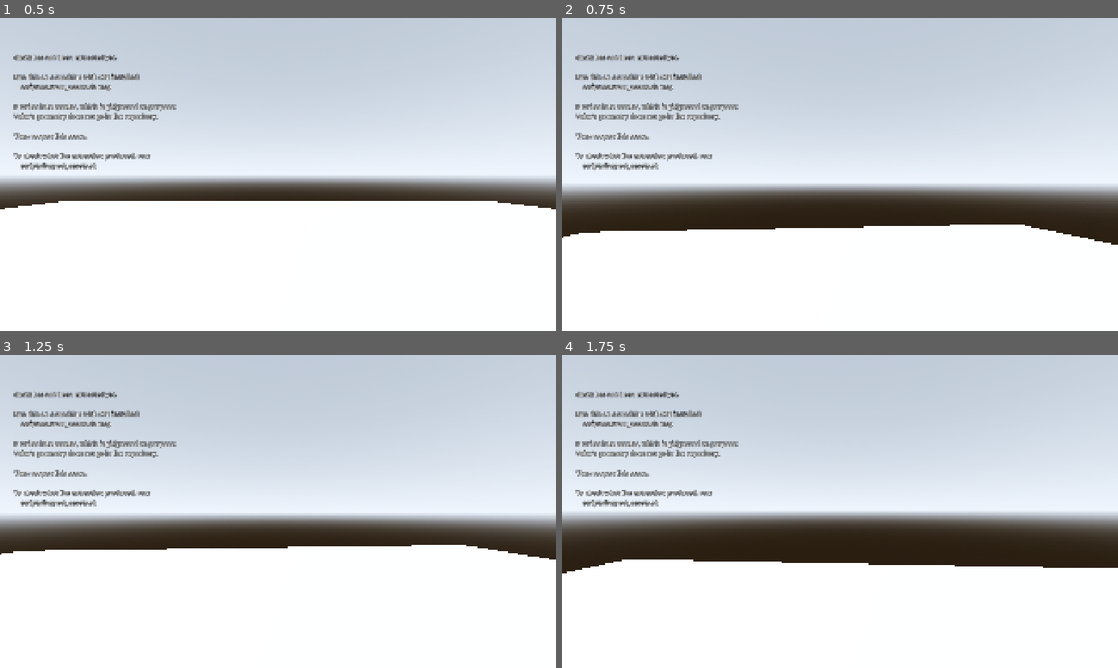
Above: before the commit, frames 1-4 (two rows, left to right).
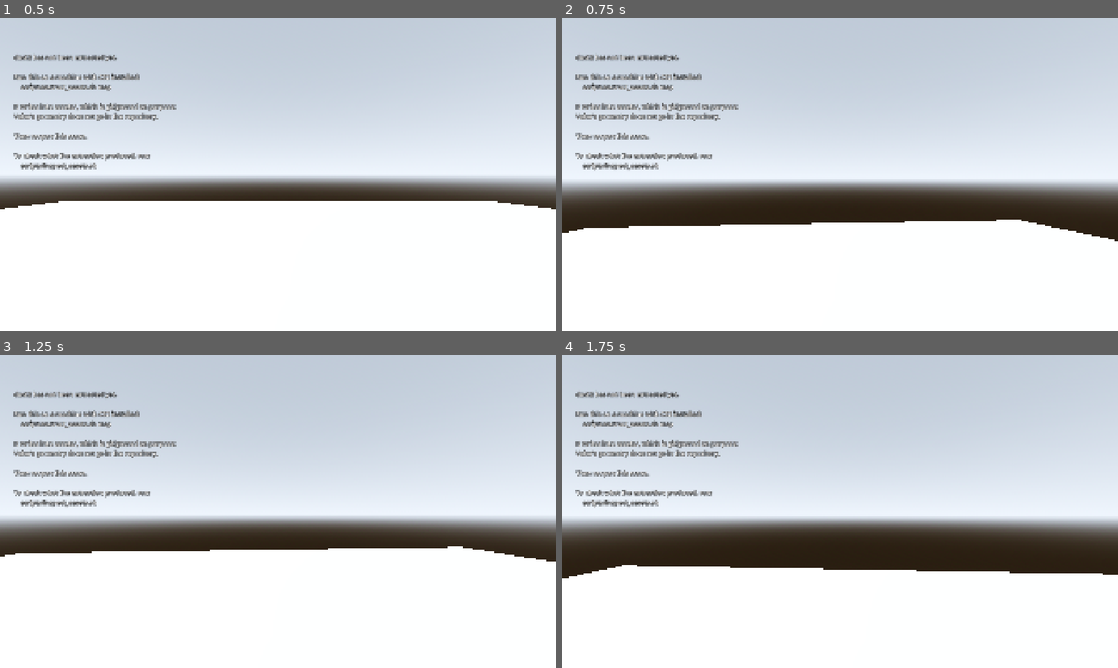
Above: after the commit, the same moments.

Repository: sidcarrollworks/CSGODOT
Game: Godot game, scene res://maps/de_dust2/de_dust2.tscn
Same seed, same stepped clock (60 frames per second), same inputs: the game is played once before the commit and once after it.
Inputs (mouse positions are in pixels of both pictures, inside the frame that each line leads up to):
- Up to frame 1 (0.5 s): no input
- Up to frame 2 (0.75 s): tap Enter at 0.5 s; move the mouse to (867, 174) at 0.52 s; hold W (move_forward) from 0.53 s (still down); hold Space (jump) from 0.53 s (still down); click (867, 174) at 0.67 s
- Up to frame 3 (1.25 s): keep holding W (move_forward); keep holding Space (jump)
- Up to frame 4 (1.75 s): keep holding W (move_forward); move the mouse to (812, 511) at 1.27 s; release Space (jump) at 1.28 s; click (812, 511) at 1.35 s; tap Space (jump) at 1.52, 1.55 s

Frame 1 is identical in both runs. In frame 2, 6.4% of the frame differs, in the area x 0-100%, y 52-73%; in frame 3, 3.4%; in frame 4, 8.0%, in the area x 0-100%, y 50-72%.

Commit message:
Let the crosshair climb with the spray instead of maxing out in two rounds
The camera and the weapon model were sharing a spring, and its recovery time
came from a measurement of the weapon model. That gave the camera a few
hundred milliseconds to settle, which is too fast to accumulate: the
crosshair reached its full height in two or three rounds and sat there, and
the per-round kick needed to get it there at all made a single tap throw the
view five degrees.

They are separate springs now. The camera settles over about two seconds and
the model over the measured few hundred milliseconds. The crosshair passes
halfway up the spray while the bullets do, and a single AK tap is 1.9
degrees.

Co-Authored-By: Claude Opus 5 (1M context) <noreply@anthropic.com>
Claude-Session: https://claude.ai/code/session_01YJnWJFEo2kKSxD4GAVgMTN

Diff:
--- a/src/weapons/weapon.gd
+++ b/src/weapons/weapon.gd
@@ -66,6 +66,9 @@
 ## Seeds the per-shot spread. Same seed and shot index give the same offset.
 var spray_seed: int = 1
 
+var _view := WeaponData.Punch.new()
+var _model := WeaponData.Punch.new()
+
 ## Where the recoil has pushed the VIEW, in degrees, as (right, up).
 ##
 ## The player's own look angles are never touched by recoil. The camera adds
@@ -73,12 +76,16 @@
 ## to exactly where the player was pointing rather than somewhere near it.
 ##
 ## This does NOT decide where bullets go. See fire().
-var aim_punch: Vector2 = Vector2.ZERO
-
-## The punch angle's own velocity. A shot pushes this rather than pushing the
+var aim_punch: Vector2:
+	get: return _view.value
+	set(to): _view.value = to
+
+## The punch angle's own velocity. A round pushes this rather than pushing the
 ## angle, so the view rises into a kick over a few ticks instead of teleporting
-## to it, and the spring below brings it back.
-var aim_punch_velocity: Vector2 = Vector2.ZERO
+## to it, and the spring brings it back.
+var aim_punch_velocity: Vector2:
+	get: return _view.velocity
+	set(to): _view.velocity = to
 
 var _last_shot_usec: int = -1_000_000_000
 var _shot_index: int = 0
@@ -128,48 +135,18 @@
 	_decay_inaccuracy(dt)
 
 
-## Source's DecayPunchAngle: the punch angle carries its own velocity, which
-## is damped, and a spring pulls the angle back toward zero.
-##
-## Running every tick, including while firing, is deliberate. The old code
-## only decayed between shots, which is what made the view snap up to each
-## bullet and then sag. A spring that is always acting gives the rise and the
-## settle that CS actually has.
-##
-## Substepped rather than clamped. The spring is stiff enough on a fast
-## weapon that a single long frame would integrate it into a growing
-## oscillation; stepping at the simulation rate the constants were derived
-## for makes the result the same whatever the caller's frame length is.
+## Runs both punch springs forward: the camera's, which settles slowly enough
+## that the crosshair climbs with a spray, and the weapon model's, which
+## settles in the few hundred milliseconds measured off CS2.
+##
+## Running them every tick, including while firing, is deliberate. The old
+## code only decayed between rounds, which is what made the view snap up to
+## each bullet and then sag.
 func _decay_punch(dt: float) -> void:
-	if aim_punch.length_squared() < 1e-10 \
-			and aim_punch_velocity.length_squared() < 1e-10:
-		aim_punch = Vector2.ZERO
-		aim_punch_velocity = Vector2.ZERO
-		return
-
-	var damping := data.punch_damping()
-	var spring := data.punch_spring()
-	var remaining := dt
-	while remaining > 0.0:
-		var step := minf(remaining, PUNCH_MAX_STEP)
-		var half := step * 0.5
-		# Leapfrog: half a step of spring and damping, a whole step of
-		# movement at that mid-step velocity, then the other half. Moving on
-		# the end-of-step velocity instead biases the kick upward by half a
-		# tick of it, which is small on a slow spring and not small on a fast
-		# one, so the same weapon would throw the view further just for
-		# settling sooner.
-		#
-		# exp() rather than (1 - damping * step) for the same reason: the
-		# linear form takes more out of the velocity than the damping it
-		# stands for would, which cut the kick short of the measurement it is
-		# derived from.
-		aim_punch_velocity *= exp(-damping * half)
-		aim_punch_velocity -= aim_punch * spring * half
-		aim_punch += aim_punch_velocity * step
-		aim_punch_velocity -= aim_punch * spring * half
-		aim_punch_velocity *= exp(-damping * half)
-		remaining -= step
+	_view.advance(dt, data.punch_damping(), data.punch_spring(), PUNCH_MAX_STEP)
+	_model.advance(
+		dt, data.model_punch_damping(), data.model_punch_spring(), PUNCH_MAX_STEP
+	)
 
 
 ## The accuracy penalty decays exponentially toward zero and snaps to it once
@@ -197,6 +174,13 @@
 	return _inaccuracy <= 0.0
 
 
+## Where the recoil has pushed the WEAPON MODEL, in degrees, before
+## viewmodel_recoil scales it. Its own spring, settling in the few hundred
+## milliseconds measured off CS2 rather than the camera's couple of seconds.
+var model_punch: Vector2:
+	get: return _model.value
+
+
 ## Where the weapon model should be pushed to, in degrees, over and above the
 ## camera it already hangs from. Cosmetic only: it moves the gun in the
 ## player's hands and changes nothing about aim or bullets.
@@ -205,8 +189,8 @@
 ## wandering off the middle of the screen.
 func viewmodel_punch() -> Vector2:
 	return Vector2(
-		aim_punch.x * data.viewmodel_recoil * data.viewmodel_sway,
-		aim_punch.y * data.viewmodel_recoil
+		_model.value.x * data.viewmodel_recoil * data.viewmodel_sway,
+		_model.value.y * data.viewmodel_recoil
 	)
 
 
@@ -301,7 +285,8 @@
 	shot.base_yaw = yaw_degrees
 	shot.base_pitch = pitch_degrees
 
-	aim_punch_velocity += punch * data.punch_impulse_scale()
+	_view.kick(punch * data.punch_impulse_scale())
+	_model.kick(punch * data.model_punch_impulse_scale())
 	_inaccuracy += data.inaccuracy_per_shot
 	_shot_index += 1
 	_last_shot_usec = now_usec
--- a/src/weapons/weapon_data.gd
+++ b/src/weapons/weapon_data.gd
@@ -26,6 +26,52 @@
 const SIMULATION_HZ := 128.0
 
 var _solved_kick_up: float = -1.0
+
+## A punch angle with its own velocity, damped, with a spring pulling it back
+## to zero. Source's DecayPunchAngle.
+##
+## Two of these are in flight at once and they are deliberately different: the
+## camera's settles over about two seconds so the crosshair climbs with a
+## spray, the weapon model's over the few hundred milliseconds that were
+## measured off CS2.
+class Punch:
+	var value := Vector2.ZERO
+	var velocity := Vector2.ZERO
+
+	## A round's kick, as a push on the VELOCITY rather than a jump in the
+	## angle, which is what makes the punch rise into a kick over several
+	## ticks instead of teleporting to it.
+	func kick(impulse: Vector2) -> void:
+		velocity += impulse
+
+	## Runs the spring forward, substepped so the result does not depend on
+	## the caller's frame length.
+	##
+	## Leapfrog: half a step of spring and damping, a whole step of movement
+	## at that mid-step velocity, then the other half. Moving on the
+	## end-of-step velocity instead biases the punch upward by half a tick of
+	## it, which is small on a slow spring and not small on a fast one, so the
+	## same weapon would throw further just for settling sooner.
+	##
+	## exp() rather than (1 - damping * step) for the same reason: the linear
+	## form takes more out of the velocity than the damping it stands for
+	## would, which cut the punch short of the time it is derived from.
+	func advance(dt: float, damping: float, spring: float, max_step: float) -> void:
+		if value.length_squared() < 1e-10 and velocity.length_squared() < 1e-10:
+			value = Vector2.ZERO
+			velocity = Vector2.ZERO
+			return
+		var remaining := dt
+		while remaining > 0.0:
+			var step := minf(remaining, max_step)
+			var half := step * 0.5
+			velocity *= exp(-damping * half)
+			velocity -= value * spring * half
+			value += velocity * step
+			velocity -= value * spring * half
+			velocity *= exp(-damping * half)
+			remaining -= step
+
 
 @export var display_name: String = ""
 
@@ -123,10 +169,12 @@
 ## per-round kick is solved from it. Changing the spring, the fire rate or the
 ## pattern therefore moves the kick and leaves this alone.
 ##
-## Sid read half the spray's height off CS2 on 2026-09-22, tried it, and said
-## it was far too high. This is a fifth, which is where it sat in the build he
-## preferred. His reading and his eye disagree, and his eye wins.
-@export_range(0.0, 1.0) var view_kick_spray_peak: float = 0.2
+## Sid read half the spray's height off CS2 on 2026-09-22 and that is what
+## this is. It was tried once at half with the camera on the weapon model's
+## own recovery time, which made it far too high in the hand: the crosshair
+## got there in two rounds and a single tap threw the view five degrees. The
+## reading was right; what was wrong was how quickly the view got there.
+@export_range(0.0, 1.0) var view_kick_spray_peak: float = 0.5
 
 ## How far the view is kicked sideways each round, against how far up.
 ##
@@ -136,20 +184,35 @@
 ## decides how far, so it stays small however far the pattern wanders.
 @export_range(0.0, 1.0) var view_kick_side_ratio: float = 0.2
 
-## How long the visual recoil takes to settle after a shot, in seconds.
+## How long the WEAPON MODEL's recoil takes to settle after a round, in
+## seconds.
 ##
 ## MEASURED, from Sid's frame-by-frame capture of CS2: the weapon model is
 ## tracked away from its resting position and this is where that movement
-## levels off. AK-47 644 +- 5 ms, M4A1-S 353 +- 5 ms.
-##
-## This is the only knob for how long the kick lasts. The spring and the
-## damping below are derived from it, so changing it moves the whole
-## animation rather than requiring two constants to be re-balanced by hand.
-## "Settled" means down to SETTLE_FRACTION of the kick's own peak.
-##
-## Note what it is NOT: the time the weapon takes to become accurate again.
-## Those are separate in CS2 and separate here. See accuracy_reset_time.
+## levels off. AK-47 644 +- 5 ms, M4A1-S 353 +- 5 ms. "Settled" means down to
+## SETTLE_FRACTION of the kick's own peak.
+##
+## The camera is a separate system with a separate, much longer recovery: see
+## view_punch_recovery_time. Driving both off this number was a mistake worth
+## not repeating. It made the crosshair reach its full height within two or
+## three rounds and sit there, when it should climb with the spray, and it
+## forced the per-round kick so high that a single tap threw the view five
+## degrees.
+##
+## Nor is it the time the weapon takes to become accurate again: see
+## accuracy_reset_time.
 @export var recoil_animation_time: float = 0.644
+
+## How long the CAMERA's recoil takes to settle after a round, in seconds.
+##
+## Not measured, and much longer than the weapon model's. It has to be: the
+## crosshair should climb with the spray over a magazine rather than reach its
+## height in the first few rounds, and that only happens if a round's kick is
+## still there when the next few land.
+##
+## Sid, 2026-09-22: "the crosshair still needs to move up about halfway as the
+## shots go up. It maxes out about 3 shots up."
+@export var view_punch_recovery_time: float = 1.9
 
 ## How the kick is shaped, against how long it lasts.
 ##
@@ -208,7 +271,7 @@
 @export var inaccuracy_speed_threshold: float = 55.0
 
 
-## How high the punch peaks, against the velocity a shot gives it and the
+## How high a punch peaks, against the velocity a shot gives it and the
 ## spring's frequency: peak = impulse / frequency * this. Depends only on the
 ## damping ratio.
 func punch_peak_ratio() -> float:
@@ -217,42 +280,64 @@
 	return exp(-z * atan(ringing / z) / ringing)
 
 
-## The spring's undamped frequency, in radians per second.
-##
-## Derived so the punch is down to SETTLE_FRACTION of its own peak after
-## exactly recoil_animation_time. A damped spring's impulse response decays
-## inside an exp(-zeta*w*t) envelope, so zeta*w is what the measurement fixes;
-## the peak term is there because the peak is reached some way into the
-## response, well below where the envelope starts.
-func punch_frequency() -> float:
+## A spring's undamped frequency, in radians per second, for a punch that
+## should be down to SETTLE_FRACTION of its own peak after `recovery`.
+##
+## A damped spring's impulse response decays inside an exp(-zeta*w*t)
+## envelope, so zeta*w is what the recovery time fixes; the peak term is there
+## because the peak is reached some way into the response, well below where
+## the envelope starts.
+func punch_frequency_for(recovery: float) -> float:
 	var z := _damping_ratio()
 	var ringing := sqrt(1.0 - z * z)
 	var peak := ringing * punch_peak_ratio()
-	return -log(SETTLE_FRACTION * peak) / maxf(
-		z * recoil_animation_time, 0.0001
-	)
-
-
-## Viscous damping on the punch velocity, per second.
+	return -log(SETTLE_FRACTION * peak) / maxf(z * recovery, 0.0001)
+
+
+func punch_damping_for(recovery: float) -> float:
+	return 2.0 * _damping_ratio() * punch_frequency_for(recovery)
+
+
+func punch_spring_for(recovery: float) -> float:
+	var w := punch_frequency_for(recovery)
+	return w * w
+
+
+## What a round adds to a punch's VELOCITY, per degree of kick asked for.
+##
+## Normalised against the spring, so one round's punch peaks at exactly the
+## kick it was given and changing a recovery time moves how long that punch
+## lasts without moving how far it throws. Source's ViewPunch pushes the punch
+## VELOCITY rather than the angle, which is what makes it rise into a kick
+## instead of teleporting to it; this is that push.
+func punch_impulse_scale_for(recovery: float) -> float:
+	return punch_frequency_for(recovery) / punch_peak_ratio()
+
+
+## The camera's spring.
 func punch_damping() -> float:
-	return 2.0 * _damping_ratio() * punch_frequency()
-
-
-## Torsional spring pulling the view back to where the player is pointing.
+	return punch_damping_for(view_punch_recovery_time)
+
+
 func punch_spring() -> float:
-	var w := punch_frequency()
-	return w * w
-
-
-## What a shot adds to the punch VELOCITY, per degree of view kick asked for.
-##
-## Normalised against the spring, so the punch peaks at exactly the kick it
-## was given and re-measuring recoil_animation_time changes how long the view
-## moves without changing how far. Source's ViewPunch pushes the punch
-## VELOCITY rather than the angle, which is what makes the view rise into a
-## kick instead of teleporting to it; this is that push.
+	return punch_spring_for(view_punch_recovery_time)
+
+
 func punch_impulse_scale() -> float:
-	return punch_frequency() / punch_peak_ratio()
+	return punch_impulse_scale_for(view_punch_recovery_time)
+
+
+## The weapon model's own spring, which settles far sooner than the camera's.
+func model_punch_damping() -> float:
+	return punch_damping_for(recoil_animation_time)
+
+
+func model_punch_spring() -> float:
+	return punch_spring_for(recoil_animation_time)
+
+
+func model_punch_impulse_scale() -> float:
+	return punch_impulse_scale_for(recoil_animation_time)
 
 
 func _damping_ratio() -> float:
@@ -316,23 +401,16 @@
 	var spring := punch_spring()
 	var impulse := punch_impulse_scale()
 	var tick := 1.0 / SIMULATION_HZ
-	var punch := 0.0
-	var velocity := 0.0
+	var punch := Punch.new()
 	var peak := 0.0
 	var until_shot := 0.0
-	for round_index in maxi(magazine_size, 1) * maxi(int(cycle_time * SIMULATION_HZ), 1):
+	for tick_index in maxi(magazine_size, 1) * maxi(int(cycle_time * SIMULATION_HZ), 1):
 		if until_shot <= 0.0:
-			velocity += impulse
+			punch.kick(Vector2(0.0, impulse))
 			until_shot += cycle_time
 		until_shot -= tick
-		# The same leapfrog Weapon._decay_punch uses.
-		var half := tick * 0.5
-		velocity *= exp(-damping * half)
-		velocity -= punch * spring * half
-		punch += velocity * tick
-		velocity -= punch * spring * half
-		velocity *= exp(-damping * half)
-		peak = maxf(peak, punch)
+		punch.advance(tick, damping, spring, tick)
+		peak = maxf(peak, punch.value.y)
 	return peak
 
 
--- a/tests/run_weapon_tests.gd
+++ b/tests/run_weapon_tests.gd
@@ -39,12 +39,13 @@
 		_test_the_solver_agrees_with_the_weapon()
 		_test_view_rises_rather_than_teleporting()
 		_test_viewmodel_follows_the_view()
+		_test_the_camera_settles_long_after_the_model()
 		_test_the_model_moves_less_than_the_view()
 		_test_a_single_tap_kicks_the_view()
 		_test_animation_lasts_as_long_as_measured()
 		_test_accuracy_resets_as_slowly_as_measured()
 		_test_the_gun_looks_ready_before_it_is()
-		_test_spray_peak_survives_a_faster_animation()
+		_test_spray_peak_survives_a_faster_camera()
 		_test_punch_is_the_same_at_any_frame_length()
 		_test_inaccuracy_by_state()
 		_test_damage_falloff()
@@ -207,8 +208,9 @@
 	)
 	_check(weapon.shot_index() == 6, "six shots into the pattern")
 
-	# Let go of the trigger and wait.
-	for tick in 512:
+	# Let go of the trigger and wait. The camera's spring settles over about
+	# two seconds, so this is a little over three of them.
+	for tick in 800:
 		now += int(DT * SECOND)
 		weapon.update(DT, now)
 
@@ -504,8 +506,8 @@
 	)
 
 
-## The weapon model rides the same punch, scaled per axis, and changes
-## nothing else.
+## The weapon model rides its own punch, scaled per axis, and changes nothing
+## else.
 func _test_viewmodel_follows_the_view() -> void:
 	var data := WeaponLibrary.ak47()
 	data.viewmodel_recoil = 2.0
@@ -520,16 +522,16 @@
 		weapon.fire(now, 1.0, Vector3.ZERO, 0.0, 0.0, state)
 
 	_check(
-		weapon.aim_punch.length() > 0.1,
-		"the view has kicked, so there is something to follow (%.2f degrees)"
-			% weapon.aim_punch.length()
-	)
-	_check(
-		is_equal_approx(weapon.viewmodel_punch().y, weapon.aim_punch.y * 2.0),
-		"the weapon model climbs by viewmodel_recoil times the view punch"
-	)
-	_check(
-		is_equal_approx(weapon.viewmodel_punch().x, weapon.aim_punch.x * 1.0),
+		weapon.model_punch.length() > 0.1,
+		"the model has kicked, so there is something to follow (%.2f degrees)"
+			% weapon.model_punch.length()
+	)
+	_check(
+		is_equal_approx(weapon.viewmodel_punch().y, weapon.model_punch.y * 2.0),
+		"the weapon model climbs by viewmodel_recoil times its own punch"
+	)
+	_check(
+		is_equal_approx(weapon.viewmodel_punch().x, weapon.model_punch.x * 1.0),
 		"and sways by viewmodel_sway times that again"
 	)
 
@@ -538,6 +540,47 @@
 		weapon.viewmodel_punch() == Vector2.ZERO,
 		"and holds still when viewmodel_recoil is zero"
 	)
+
+
+## The camera and the weapon model are separate springs on purpose, and the
+## camera's is the slow one. Driving both off the model's measured time made
+## the crosshair reach its full height within a couple of rounds and sit
+## there, when it should climb with the spray.
+func _test_the_camera_settles_long_after_the_model() -> void:
+	for data in [WeaponLibrary.ak47(), WeaponLibrary.m4a1s()]:
+		var weapon := Weapon.new(data)
+		var now := int(SECOND)
+		weapon.fire(now, 1.0, Vector3.ZERO, 0.0, 0.0, _standing())
+
+		var view_peak := 0.0
+		var view_samples: Array[float] = []
+		for tick in 1024:
+			now += int(DT * SECOND)
+			weapon.update(DT, now)
+			var size := weapon.aim_punch.length()
+			view_peak = maxf(view_peak, size)
+			view_samples.append(size)
+
+		var settled := 0.0
+		for i in range(view_samples.size() - 1, -1, -1):
+			if view_samples[i] >= view_peak * WeaponData.SETTLE_FRACTION:
+				settled = float(i + 1) * DT
+				break
+
+		_check(
+			absf(settled - data.view_punch_recovery_time) < 0.03,
+			"%s camera settles in view_punch_recovery_time, %.0f ms (%.0f ms)"
+				% [
+					data.display_name,
+					data.view_punch_recovery_time * 1000.0,
+					settled * 1000.0
+				]
+		)
+		_check(
+			settled > _settle(data)[0] * 2.0,
+			"%s camera is still moving long after the gun has stopped (%.0f ms against %.0f ms)"
+				% [data.display_name, settled * 1000.0, _settle(data)[0] * 1000.0]
+		)
 
 
 ## Sid, 2026-09-22: the weapon model "looks like it's teleporting". It hangs
@@ -588,8 +631,9 @@
 # cannot be trusted as a readout.
 
 
-## How long after a single shot the view punch is still visibly moving, and
-## how far it got, both in one pass.
+## How long after a single round the WEAPON MODEL's punch is still visibly
+## moving, and how far it got, both in one pass. That is what Sid measured off
+## CS2; the camera is a separate, much slower spring.
 func _settle(data: WeaponData) -> Array:
 	var weapon := Weapon.new(data)
 	var now := int(SECOND)
@@ -600,7 +644,7 @@
 	for tick in 1024:
 		now += int(DT * SECOND)
 		weapon.update(DT, now)
-		var size := weapon.aim_punch.length()
+		var size := weapon.model_punch.length()
 		peak = maxf(peak, size)
 		samples.append(size)
 
@@ -683,21 +727,21 @@
 		)
 
 
-## Re-measuring how long the kick lasts must not quietly change where the
-## crosshair ends up over a spray, which is the thing that was observed.
+## Changing how long the crosshair takes to settle must not quietly change
+## where it gets to over a spray, which is the thing that was observed.
 ##
 ## A faster spring stacks the rounds up less, so the solver raises the
 ## per-round kick to compensate. That is the point of solving it.
-func _test_spray_peak_survives_a_faster_animation() -> void:
+func _test_spray_peak_survives_a_faster_camera() -> void:
 	var slow := WeaponLibrary.ak47()
 	var fast := WeaponLibrary.ak47()
-	fast.recoil_animation_time = slow.recoil_animation_time * 0.5
+	fast.view_punch_recovery_time = slow.view_punch_recovery_time * 0.5
 
 	var slow_peak: float = slow.spray_peak_per_degree() * slow.view_kick_up()
 	var fast_peak: float = fast.spray_peak_per_degree() * fast.view_kick_up()
 	_check(
 		absf(fast_peak - slow_peak) < slow_peak * 0.02,
-		"halving the animation leaves the spray's peak alone (%.3f against %.3f degrees)"
+		"halving the camera's recovery leaves the spray's peak alone (%.3f against %.3f degrees)"
 			% [fast_peak, slow_peak]
 	)
 	_check(
Not shown, changed: reference/weapon_stats.md
